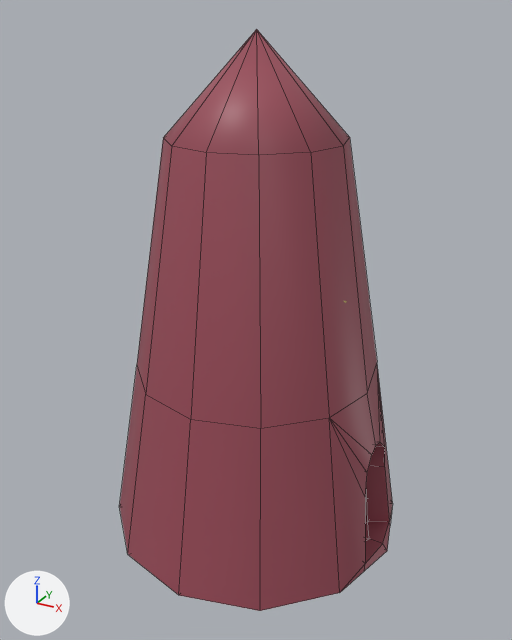
An edit to the FBX model Assets/TallerGreda/meshes/Taller_Greda_estaticos.fbx, drawn before and after from the same camera.
Both versions are drawn from a 50 mm camera at (18.3, -33.4, 29.9) aimed at (0.2, -0.4, 13.4). The lights are fixed; the arrows at lower left show +X, +Y and +Z. Mesh edges are drawn as thin lines. Where no turn or scale is listed for an object, it has been applied to the vertices.

Names of what the first picture shows: 'estructura_taller'.
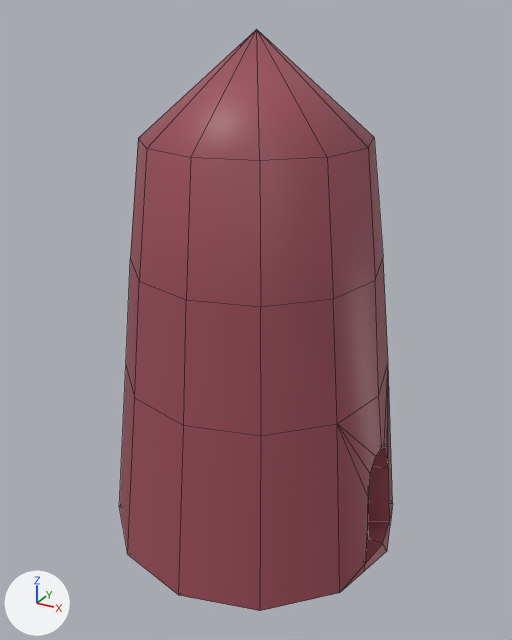
Edits to the bpy script that builds the scene:
```text
Change me_mesh_002:
    used by ob_estructura_taller; location = (0.0, 0.0, 0.31)
    remove me_mesh_002.from_pydata(...)  # 98 vertices, 124 faces; spans x -9.0..9.0, y -9.0..9.0, z -0.4..28.7
    add me_mesh_002.from_pydata(...)  # 122 vertices, 148 faces; spans x -9.0..9.0, y -9.0..9.0, z -0.4..28.7
    me_mesh_002 part 1
    24 faces are deleted
    8 vertices in x 6.7..7.9, y -1.6..1.6, z 4.2..6.5 move by (0.2, 0.0, 0.0)
    4 vertices in x 6.8..7.9, y -1.5..1.5, z 5.7..5.8 move by (0.1, 0.0, 0.0)
    51 vertices move from x -7.2..7.8, y -7.2..7.2, z 6.6..27.6 to x -7.8..8.1, y -7.9..7.9, z 6.6..28.3
    24 vertices are added at x -7.1..7.0, y -7.1..7.1, z 16.6..23.4
    48 new faces join them
```

Boxes (x1, y1, x2, y2) around the edits, measured in the pictures (512 x 640 px):
part 1 of me_mesh_002, built on
    before: (120, 29, 392, 593)
    after: (119, 29, 393, 593)
